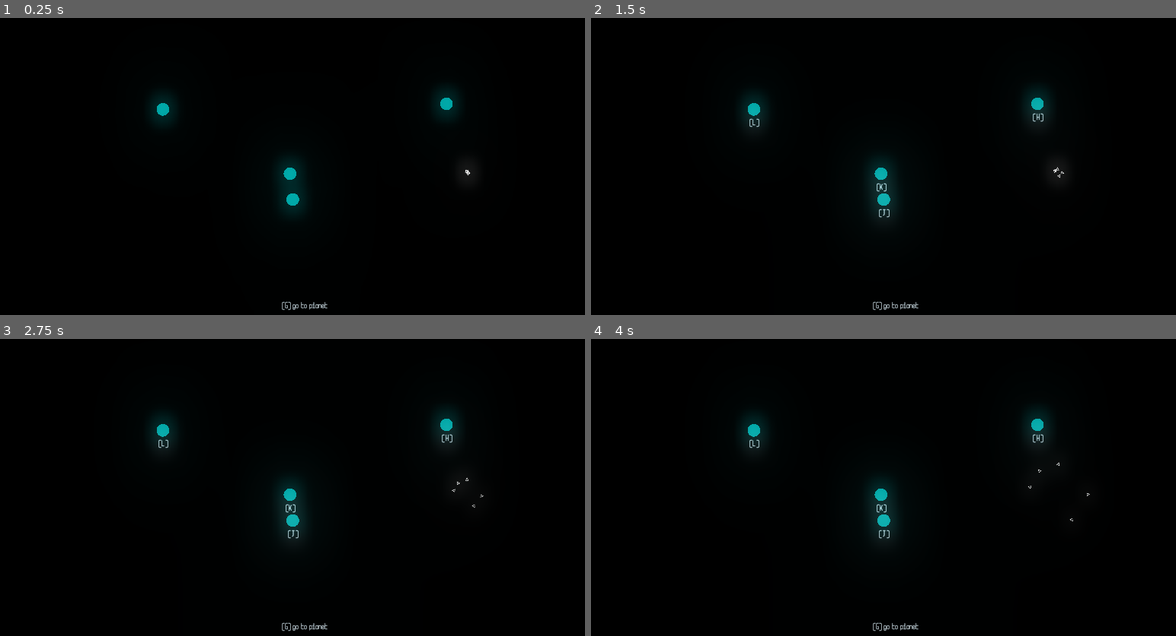
Above: before the commit, frames 1-4 (two rows, left to right).
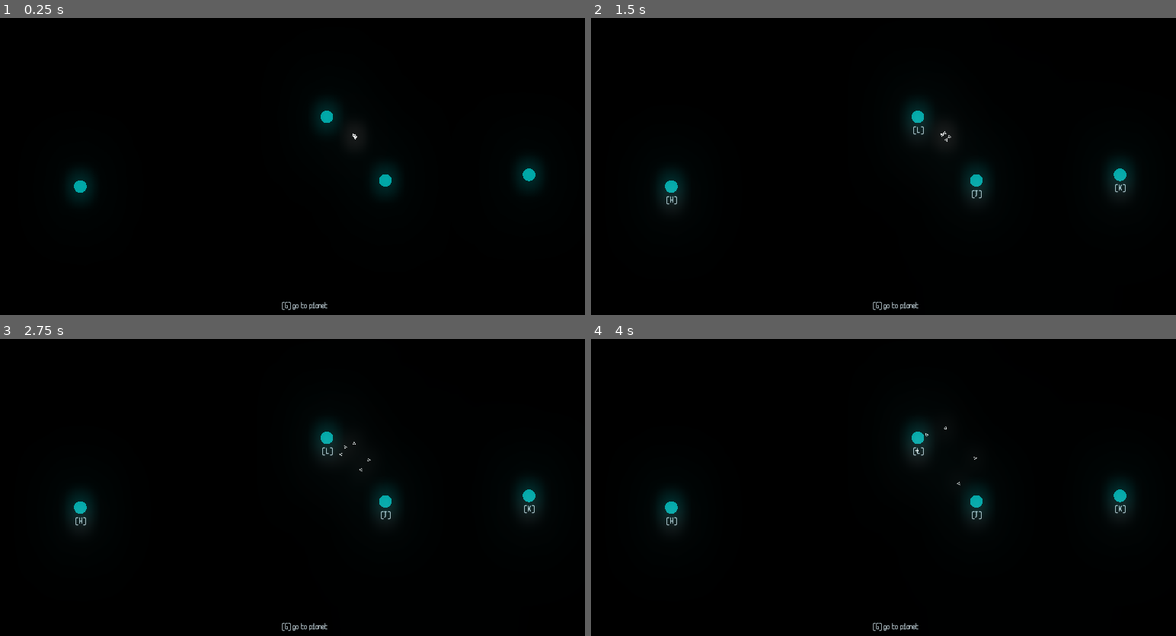
Above: after the commit, the same moments.

Repository: raffomania/aekisfour
Game: Godot game, scene res://main.tscn
Same seed, same stepped clock (60 frames per second), same inputs: the game is played once before the commit and once after it.
Inputs:
- Up to frame 1 (0.25 s): no input
- Up to frame 2 (1.5 s): tap Enter at 0.5 s; hold R (r) 0.53-1.28 s; tap G (g) at 0.6 s; tap Space at 1.25 s; tap R (r) at 1.35 s
- Up to frame 3 (2.75 s): tap S (s) at 1.55 s; hold S (s) from 2.03 s (still down); tap G (g) at 2.3 s
- Up to frame 4 (4 s): tap Enter at 2.75 s; release S (s) at 2.78 s; tap G (g) at 2.85 s; tap R (r) at 3.05 s; hold R (r) from 3.53 s (still down); tap S (s) at 3.8 s

The runs differ from the first frame. In frame 1, 2.5% of the frame differs, in the area x 11-93%, y 24-66%; in frame 2, 3.2%; in frame 3, 3.2%; in frame 4, 3.2%, in the area x 11-93%, y 24-69%.

Commit message:
draw ships on top of planets

Diff:
--- a/main.tscn
+++ b/main.tscn
@@ -4,7 +4,7 @@
 [ext_resource path="res://ships.gd" type="Script" id=3]
 [ext_resource path="res://camera.gd" type="Script" id=4]
 [ext_resource path="res://ui.tscn" type="PackedScene" id=5]
-[ext_resource path="res://spawn.gd" type="Script" id=6]
+[ext_resource path="res://planets.gd" type="Script" id=6]
 
 [sub_resource type="Environment" id=1]
 background_mode = 4
@@ -27,6 +27,9 @@
 [node name="WorldEnvironment" type="WorldEnvironment" parent="."]
 environment = SubResource( 1 )
 
+[node name="planets" type="Node" parent="."]
+script = ExtResource( 6 )
+
 [node name="ships" type="MultiMeshInstance2D" parent="."]
 multimesh = SubResource( 3 )
 texture = ExtResource( 2 )
@@ -39,6 +42,3 @@
 
 [node name="ui" parent="CanvasLayer" instance=ExtResource( 5 )]
 margin_top = -14.0
-
-[node name="spawn" type="Node" parent="."]
-script = ExtResource( 6 )
--- a/planet.gd
+++ b/planet.gd
@@ -52,7 +52,7 @@
 
 func try_spawn_ship():
 	if resources >= 5:
-		$'../ships'.add_ship(self.global_position)
+		$'../../ships'.add_ship(self.global_position)
 		resources -= 5
 		update()
 
--- a/spawn.gd
+++ b/planets.gd
@@ -2,11 +2,14 @@
 
 var planet_res = preload('res://planet.tscn')
 var characters = [KEY_H, KEY_J, KEY_K, KEY_L]
+var planets = []
 
 func _ready():
 	yield(get_tree().root, 'ready')
+	randomize()
 	for i in range(4):
 		var planet = planet_res.instance()
 		planet.character = characters[i]
 		planet.global_position = Vector2(randf() * 1800, randf() * 800)
-		$'../../main'.add_child(planet)
+		add_child(planet)
+		planets.push_back(planet)
